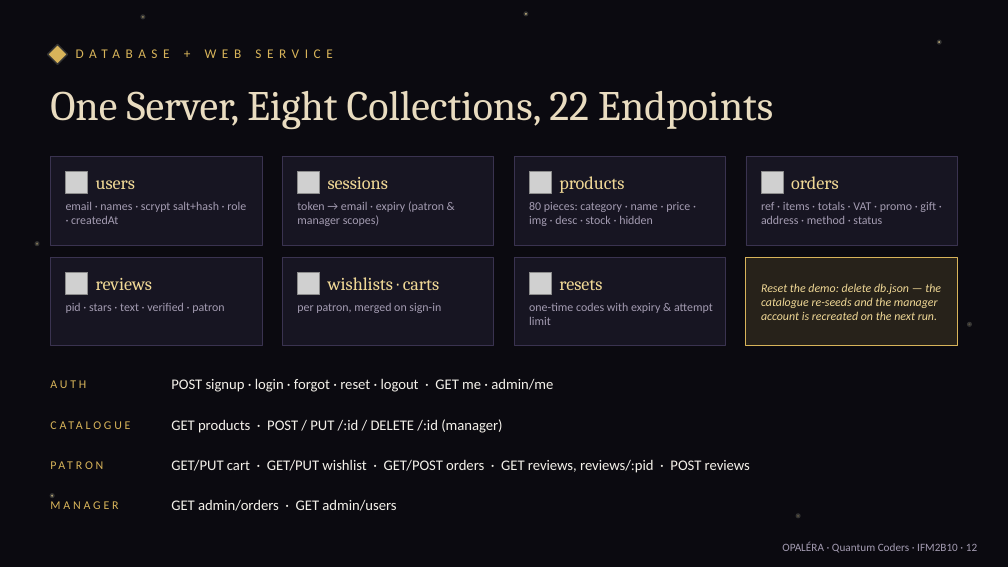
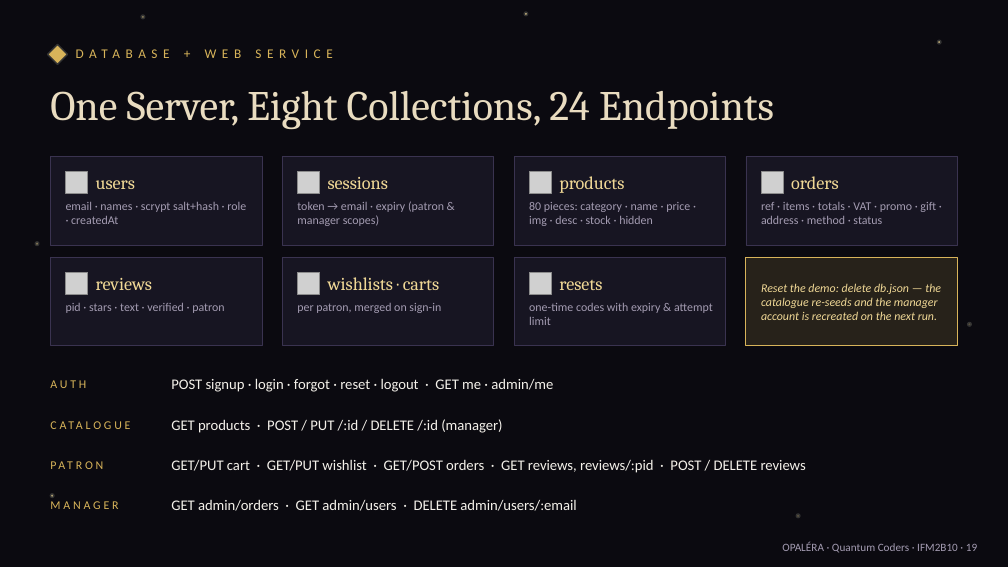
Before and after one commit to Thrivi17/Opalera, a slide deck: slide 19 of docs/OPALERA_Final_Presentation.pptx (slide 12 before the commit). Drawn at 1008x567 pixels with LibreOffice and Linux fonts; fonts in the diff are those of the drawing; grey boxes stand for pictures. Boxes give left, top, right and bottom in pixels: in the first picture for what was removed or moved away, otherwise in the second. Text is boxed around its words. In the diff, an @@ line names an element or a change of style, - is before the commit and + after.

```diff
--- a/docs/OPALERA_Final_Presentation.pptx
+++ b/docs/OPALERA_Final_Presentation.pptx
@@ text at <box>50,91,774,130</box>: text changed @@
-One Server, Eight Collections, 22 Endpoints
+One Server, Eight Collections, 24 Endpoints
@@ text at <box>171,459,806,473</box>: text changed @@
-GET/PUT cart · GET/PUT wishlist · GET/POST orders · GET reviews, reviews/:pid · POST reviews
+GET/PUT cart · GET/PUT wishlist · GET/POST orders · GET reviews, reviews/:pid · POST / DELETE reviews
@@ text at <box>171,499,576,511</box>: text changed @@
-GET admin/orders · GET admin/users
+GET admin/orders · GET admin/users · DELETE admin/users/:email
```
Also in this commit, not shown: 18 other slides changed, 8 slides added, 1 other file.
